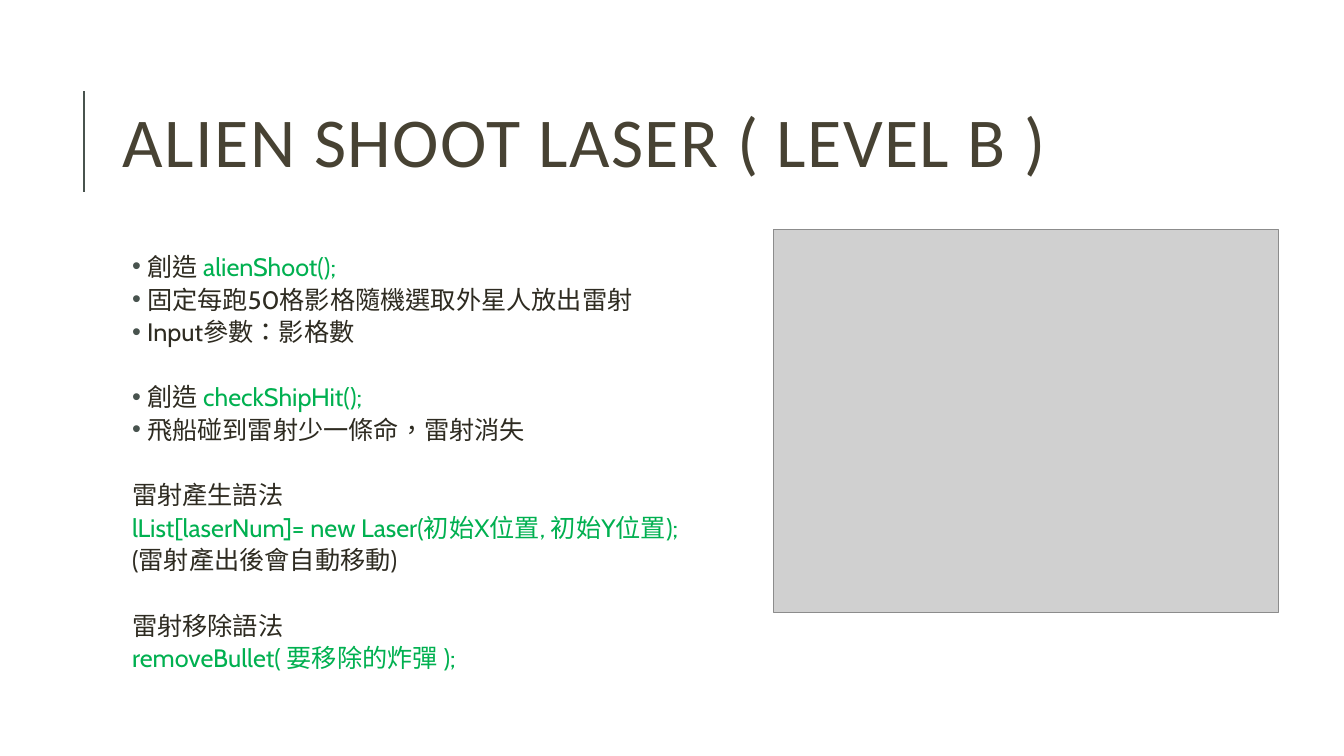
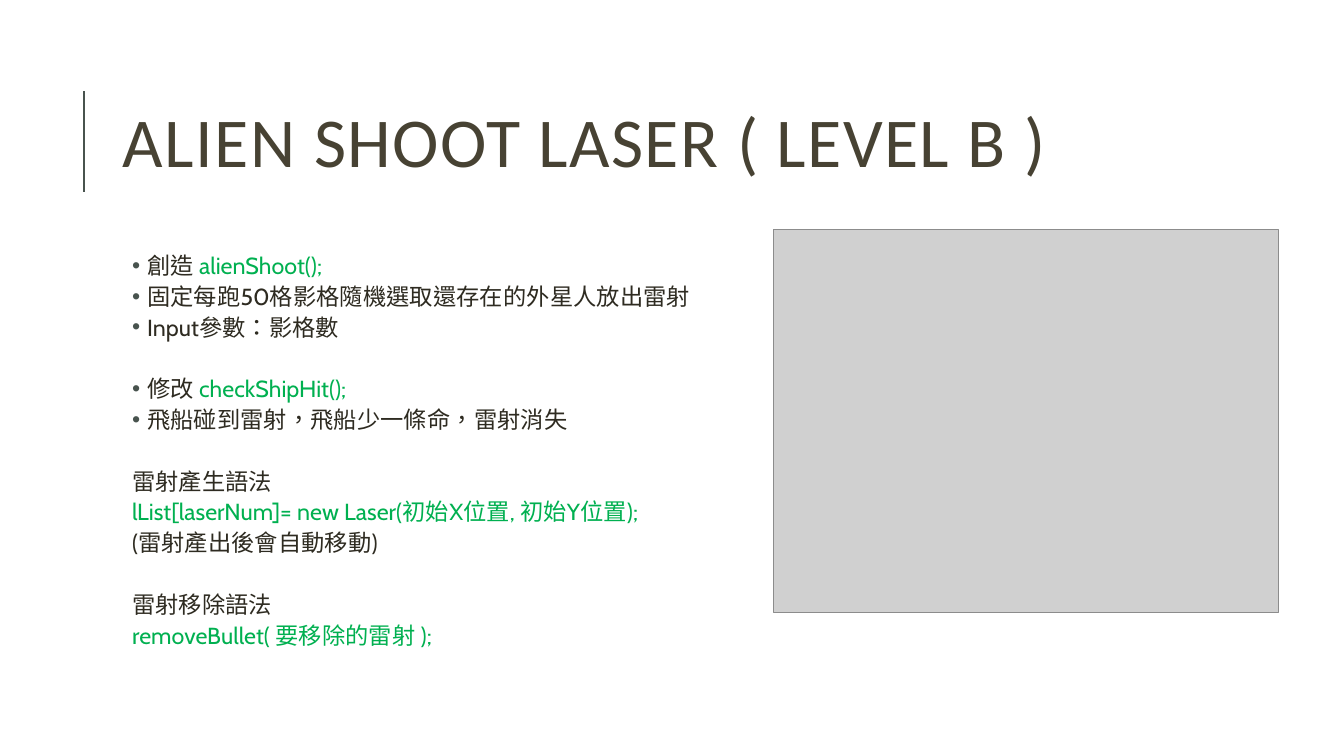
Before and after one commit to zu5462/assign4, a slide deck: slide 10 of requirement.pptx. Drawn at 1344x756 pixels with LibreOffice and Linux fonts; fonts in the diff are those of the drawing; grey boxes stand for pictures. Boxes give left, top, right and bottom in pixels: in the first picture for what was removed or moved away, otherwise in the second. Text is boxed around its words. In the diff, an @@ line names an element or a change of style, - is before the commit and + after.

```diff
--- a/requirement.pptx
+++ b/requirement.pptx
@@ text at bbox=[132, 254, 638, 615]: size 18 to 16.6 pt in "創造 alienShoot();", "Input參數：影格數", "雷射產生語法", "lList[laserNum]= new Laser(初始X位置, 初始Y位置);" and 2 more places @@
@@ text at bbox=[147, 285, 690, 307]: text changed; size 18 to 16.6 pt @@
-  • 固定每跑50格影格隨機選取外星人放出雷射
+  • 固定每跑50格影格隨機選取還存在的外星人放出雷射
@@ text at bbox=[147, 377, 567, 430]: text changed; size 18 to 16.6 pt @@
-  • 創造 checkShipHit();
-  • 飛船碰到雷射少一條命，雷射消失
+  • 修改 checkShipHit();
+  • 飛船碰到雷射，飛船少一條命，雷射消失
@@ text at bbox=[132, 624, 415, 647]: text changed; size 18 to 16.6 pt @@
-  removeBullet( 要移除的炸彈 );
+  removeBullet( 要移除的雷射 );
```
Also in this commit, not shown: 3 other slides changed, 4 other files.
